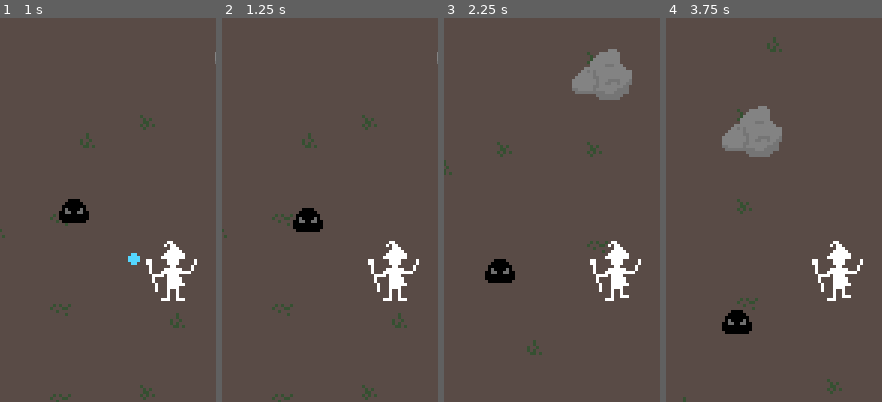
Above: before the commit, frames 1-4 (left to right).
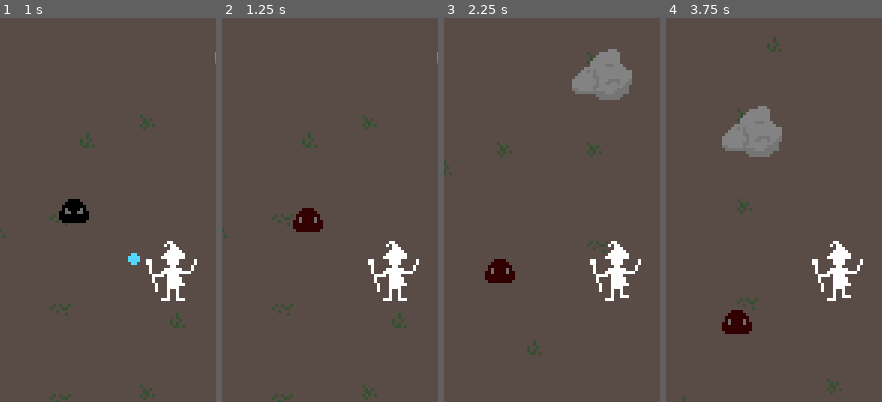
Above: after the commit, the same moments.

Repository: polyarik/wizard-legacy
Game: Godot game, scene res://scenes/main.tscn
Same seed, same stepped clock (60 frames per second), same inputs: the game is played once before the commit and once after it.
Inputs (mouse positions are % of the whole screen's width and height, from its top left):
- Up to frame 1 (1 s): move the mouse to (72, 45) at 0.52 s; hold Right (ui_right) from 0.53 s (still down); click (72, 45) at 0.67 s
- Up to frame 2 (1.25 s): keep holding Right (ui_right)
- Up to frame 3 (2.25 s): release Right (ui_right) at 1.25 s; drag from (30, 55) to (50, 49) at 1.27 s; move the mouse to (60, 28) at 2.02 s; hold Right (ui_right) from 2.03 s (still down)
- Up to frame 4 (3.75 s): release Right (ui_right) at 2.75 s; drag from (45, 70) to (51, 50) at 2.77 s; move the mouse to (80, 65) at 3.52 s; hold Left (ui_left) from 3.53 s (still down)
The pictures show only the part of the screen within x 10-60%, y 14-64%; the shares and areas given below are measured in that part.

Frame 1 is identical in both runs. In frame 2, 0.7% of the frame differs, in the area x 32-47%, y 49-56%; in frame 3, 0.7%; in frame 4, 0.7%.

Commit message:
✨ implement slime hurt animation

Diff:
--- a/scenes/game/characters/slime/slime.gd
+++ b/scenes/game/characters/slime/slime.gd
@@ -13,6 +13,9 @@
 
 var energy_reward := 10.0
 
+@onready var animation_tree := $SlimeAnimationTree as AnimationTree
+@onready var animation_state_machine := animation_tree.get("parameters/playback") as AnimationNodeStateMachinePlayback
+
 
 func _physics_process(_delta) -> void:
 	# TODO - sense the player only if they're near, otherwise move randomly
@@ -25,6 +28,7 @@
 
 func apply_damage(_damage: float) -> void:
 	health = clamp(health - _damage, 0.0, max_health)
+	animation_state_machine.travel("hurt") # TODO - pick animation state in _physics_process
 
 	if health == 0.0:
 		GameManager.on_entity_death(self)
--- a/scenes/game/characters/slime/slime.tscn
+++ b/scenes/game/characters/slime/slime.tscn
@@ -1,7 +1,88 @@
-[gd_scene load_steps=3 format=3 uid="uid://bsfbbyp11lrg3"]
+[gd_scene load_steps=14 format=3 uid="uid://bsfbbyp11lrg3"]
 
 [ext_resource type="Script" path="res://scenes/game/characters/slime/slime.gd" id="1_4spfw"]
 [ext_resource type="Texture2D" uid="uid://cwcnlue1vquf1" path="res://scenes/game/characters/slime/slime.png" id="2_vpgo5"]
+
+[sub_resource type="Animation" id="Animation_l4fe6"]
+resource_name = "idle"
+length = 0.3
+loop_mode = 1
+tracks/0/type = "value"
+tracks/0/imported = false
+tracks/0/enabled = true
+tracks/0/path = NodePath("SlimeSprite:frame")
+tracks/0/interp = 1
+tracks/0/loop_wrap = true
+tracks/0/keys = {
+"times": PackedFloat32Array(0),
+"transitions": PackedFloat32Array(1),
+"update": 1,
+"values": [0]
+}
+
+[sub_resource type="Animation" id="Animation_diosr"]
+length = 0.001
+tracks/0/type = "value"
+tracks/0/imported = false
+tracks/0/enabled = true
+tracks/0/path = NodePath("SlimeSprite:frame")
+tracks/0/interp = 1
+tracks/0/loop_wrap = true
+tracks/0/keys = {
+"times": PackedFloat32Array(0),
+"transitions": PackedFloat32Array(1),
+"update": 1,
+"values": [0]
+}
+
+[sub_resource type="Animation" id="Animation_k17l4"]
+resource_name = "hurt"
+length = 0.4
+tracks/0/type = "value"
+tracks/0/imported = false
+tracks/0/enabled = true
+tracks/0/path = NodePath("SlimeSprite:frame")
+tracks/0/interp = 1
+tracks/0/loop_wrap = true
+tracks/0/keys = {
+"times": PackedFloat32Array(0),
+"transitions": PackedFloat32Array(1),
+"update": 1,
+"values": [1]
+}
+
+[sub_resource type="AnimationLibrary" id="AnimationLibrary_5qfrk"]
+_data = {
+"RESET": SubResource("Animation_diosr"),
+"hurt": SubResource("Animation_k17l4"),
+"idle": SubResource("Animation_l4fe6")
+}
+
+[sub_resource type="AnimationNodeAnimation" id="AnimationNodeAnimation_k2wem"]
+animation = &"hurt"
+
+[sub_resource type="AnimationNodeAnimation" id="AnimationNodeAnimation_m5hf5"]
+animation = &"idle"
+
+[sub_resource type="AnimationNodeStateMachineTransition" id="AnimationNodeStateMachineTransition_88e31"]
+advance_mode = 2
+
+[sub_resource type="AnimationNodeStateMachineTransition" id="AnimationNodeStateMachineTransition_jfl6x"]
+switch_mode = 2
+advance_mode = 2
+
+[sub_resource type="AnimationNodeStateMachineTransition" id="AnimationNodeStateMachineTransition_iptd6"]
+
+[sub_resource type="AnimationNodeStateMachine" id="AnimationNodeStateMachine_addxf"]
+states/Start/position = Vector2(195, 100)
+states/hurt/node = SubResource("AnimationNodeAnimation_k2wem")
+states/hurt/position = Vector2(523, 100)
+states/idle/node = SubResource("AnimationNodeAnimation_m5hf5")
+states/idle/position = Vector2(359, 100)
+transitions = ["Start", "idle", SubResource("AnimationNodeStateMachineTransition_88e31"), "hurt", "idle", SubResource("AnimationNodeStateMachineTransition_jfl6x"), "idle", "hurt", SubResource("AnimationNodeStateMachineTransition_iptd6")]
+graph_offset = Vector2(-77, -24)
+
+[sub_resource type="AnimationNodeStateMachinePlayback" id="AnimationNodeStateMachinePlayback_4h584"]
 
 [node name="Slime" type="CharacterBody2D" groups=["Enemy"]]
 collision_layer = 4
@@ -16,6 +97,7 @@
 [node name="SlimeSprite" type="Sprite2D" parent="."]
 position = Vector2(0, -2)
 texture = ExtResource("2_vpgo5")
+hframes = 2
 
 [node name="Hitbox" type="Area2D" parent="."]
 modulate = Color(1, 0, 0.0941176, 1)
@@ -26,3 +108,14 @@
 [node name="SlimeShape2" type="CollisionPolygon2D" parent="Hitbox"]
 position = Vector2(0, 2)
 polygon = PackedVector2Array(0, 2, 4, 2, 5, -2, 2, -6, -2, -6, -5, -2, -4, 2)
+
+[node name="SlimeAnimations" type="AnimationPlayer" parent="."]
+libraries = {
+"": SubResource("AnimationLibrary_5qfrk")
+}
+
+[node name="SlimeAnimationTree" type="AnimationTree" parent="."]
+tree_root = SubResource("AnimationNodeStateMachine_addxf")
+anim_player = NodePath("../SlimeAnimations")
+active = true
+parameters/playback = SubResource("AnimationNodeStateMachinePlayback_4h584")
Binary file changed: scenes/game/characters/slime/slime.png
